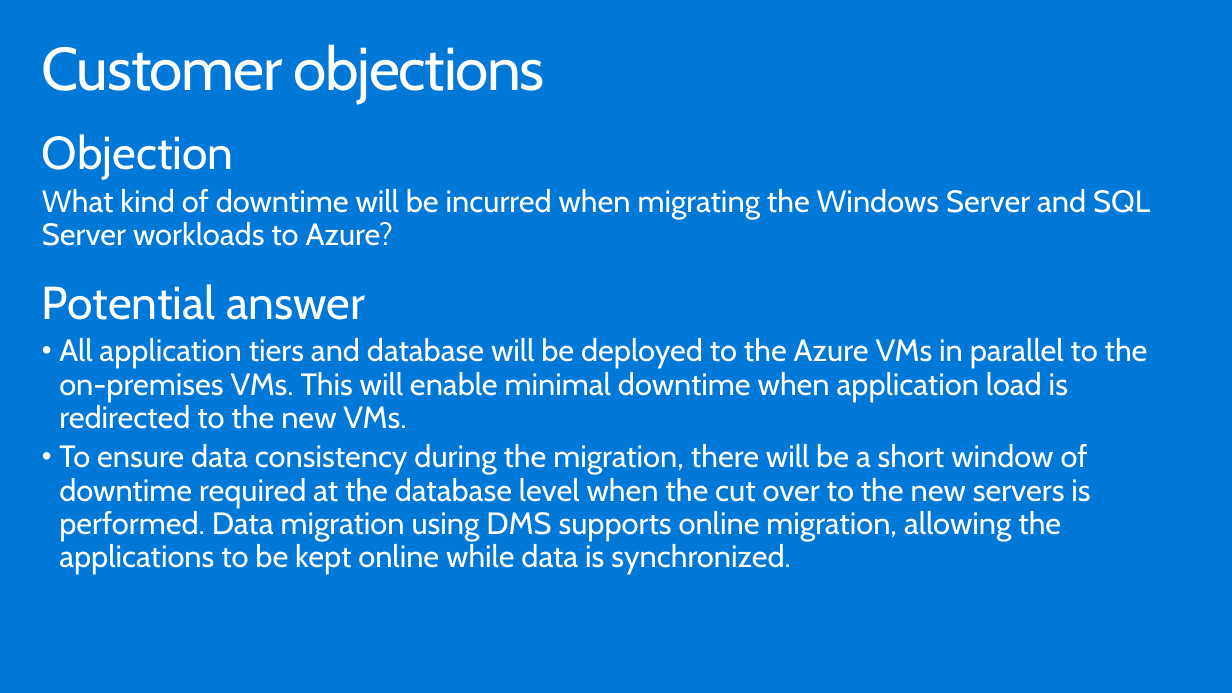
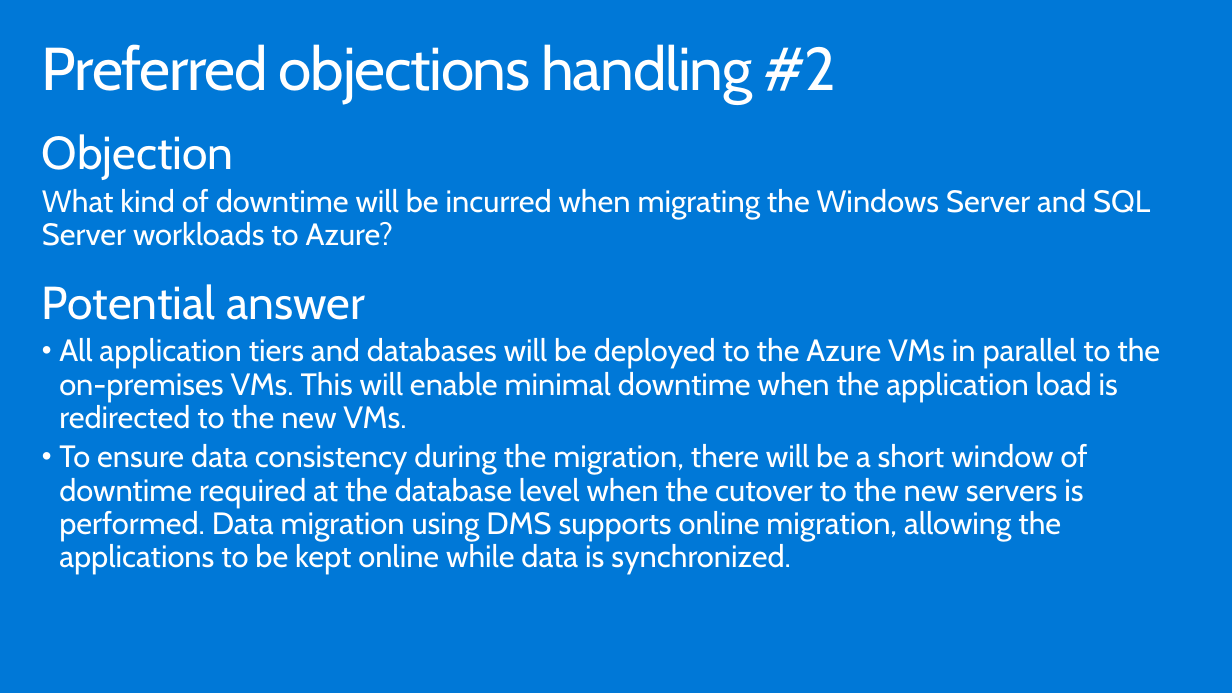
Before and after one commit to solliancenet/-Building-the-business-migration-case-with-Windows-Server-and-SQL-Server, a slide deck: slide 23 of Whiteboard design session/WDS trainer presentation - Building the business migration case with Windows Server and SQL Server.pptx (slide 22 before the commit). Drawn at 1232x693 pixels with LibreOffice and Linux fonts; fonts in the diff are those of the drawing. Boxes give left, top, right and bottom in pixels: in the first picture for what was removed or moved away, otherwise in the second. Text is boxed around its words. In the diff, an @@ line names an element or a change of style, - is before the commit and + after.

```diff
--- a/Whiteboard design session/WDS trainer presentation - Building the business migration case with Windows Server and SQL Server.pptx
+++ b/Whiteboard design session/WDS trainer presentation - Building the business migration case with Windows Server and SQL Server.pptx
@@ title at [42, 44, 836, 103]: text changed @@
-Customer objections
+Preferred objections handling #2
@@ text at [59, 338, 1160, 574]: text changed @@
-• All application tiers and database will be deployed to the Azure VMs in parallel to the on-premises VMs. This will enable minimal downtime when application load is redirected to the new VMs.
-• To ensure data consistency during the migration, there will be a short window of downtime required at the database level when the cut over to the new servers is performed. Data migration using DMS supports online migration, allowing the applications to be kept online while data is synchronized.
+• All application tiers and databases will be deployed to the Azure VMs in parallel to the on-premises VMs. This will enable minimal downtime when the application load is redirected to the new VMs.
+• To ensure data consistency during the migration, there will be a short window of downtime required at the database level when the cutover to the new servers is performed. Data migration using DMS supports online migration, allowing the applications to be kept online while data is synchronized.
```
Also in this commit, not shown: 17 other slides changed, 3 slides added, 1 other file.
